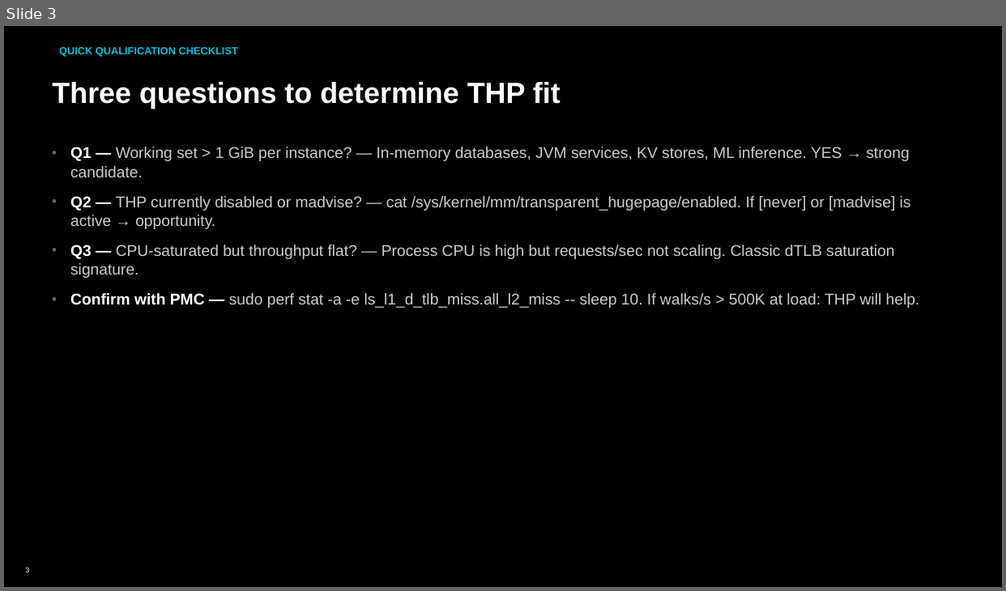
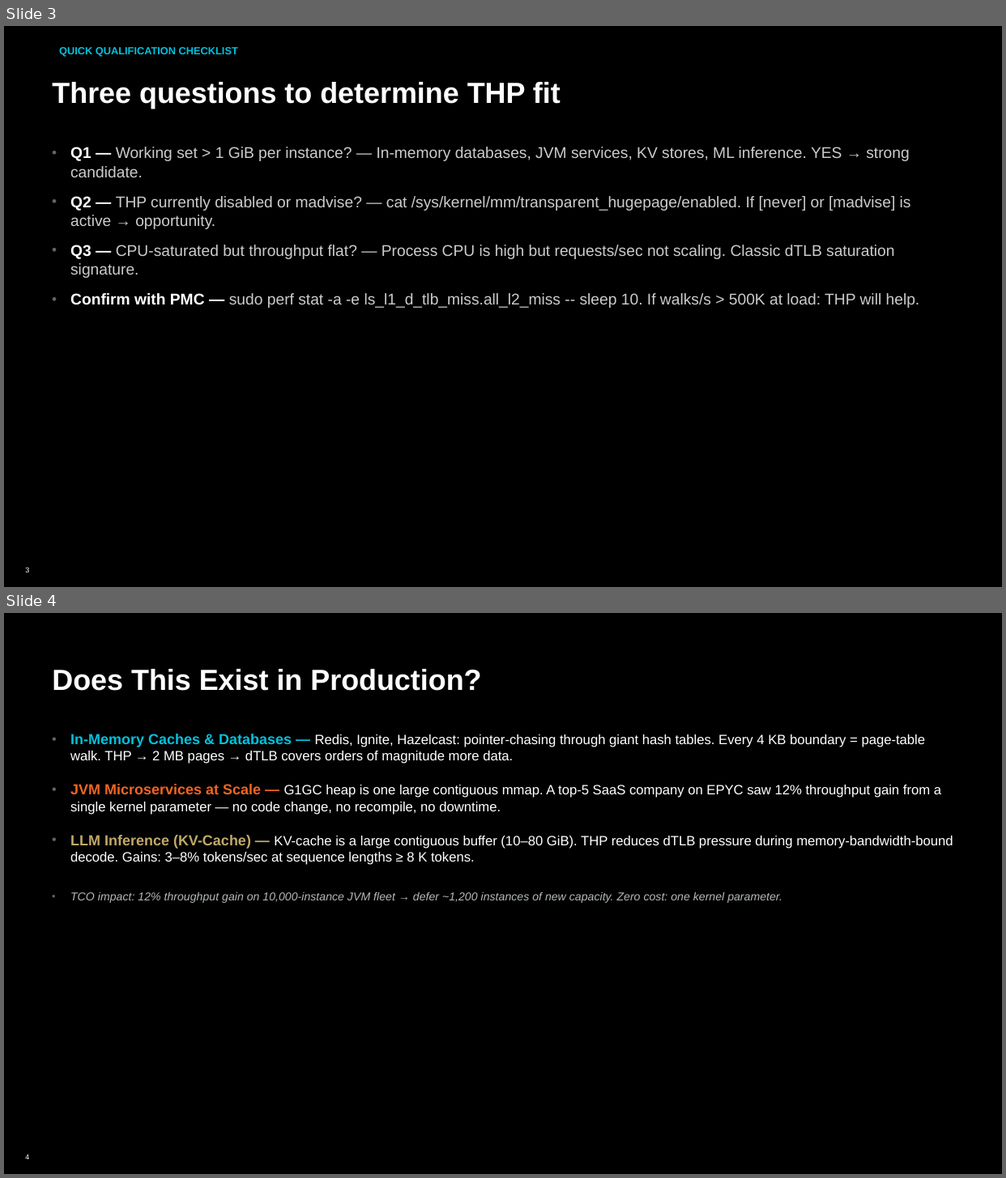
Before and after one commit to deepindeepsea/transparent-hugepages-demo, a slide deck: deliverables/decks/thp_field_playbook.pptx. Shown one above the other, each under a label of ours: slide 3 before the commit, slides 3 and 4 after it. The pictures are 1006x591 and 1006x1178 pixels, drawn with LibreOffice and Linux fonts; fonts in the diff are those of the drawing; background and template pictures are left out. Boxes give left, top, right and bottom in pixels: in the first picture for what was removed or moved away, otherwise in the second. Text is boxed around its words. In the diff, an @@ line names an element or a change of style, - is before the commit and + after.

Commit message:
Add deliverables + production context section
- thp_report.html: new 'Does This Exist in Production?' section (Redis/JVM/LLM)
- thp_field_playbook.pptx: added Production Context slide (slide 4)
- README.md: appended production context explanation
- All 3 decks rebuilt with AMD Instinct template (dark theme, no accent lines)
- GitHub URL corrected to deepindeepsea throughout

```diff
--- a/deliverables/decks/thp_field_playbook.pptx
+++ b/deliverables/decks/thp_field_playbook.pptx
@@ slide 4 added at box(4, 613, 1002, 1174), background #000000; not listed: 2 template elements that a slide beside it also shows @@
@@ title added at box(52, 669, 481, 691), 28 pt, text #FFFFFF, bold @@
+Does This Exist in Production?
@@ text added at box(70, 734, 953, 903), 13 pt, text #FFFFFF @@
+• In-Memory Caches & Databases — Redis, Ignite, Hazelcast: pointer-chasing through giant hash tables. Every 4 KB boundary = page-table walk. THP → 2 MB pages → dTLB covers orders of magnitude more data.
+• JVM Microservices at Scale — G1GC heap is one large contiguous mmap. A top-5 SaaS company on EPYC saw 12% throughput gain from a single kernel parameter — no code change, no recompile, no downtime.
+• LLM Inference (KV-Cache) — KV-cache is a large contiguous buffer (10–80 GiB). THP reduces dTLB pressure during memory-bandwidth-bound decode. Gains: 3–8% tokens/sec at sequence lengths ≥ 8 K tokens.
+• TCO impact: 12% throughput gain on 10,000-instance JVM fleet → defer ~1,200 instances of new capacity. Zero cost: one kernel parameter.
```
Also in this commit, not shown: 2 other files.
